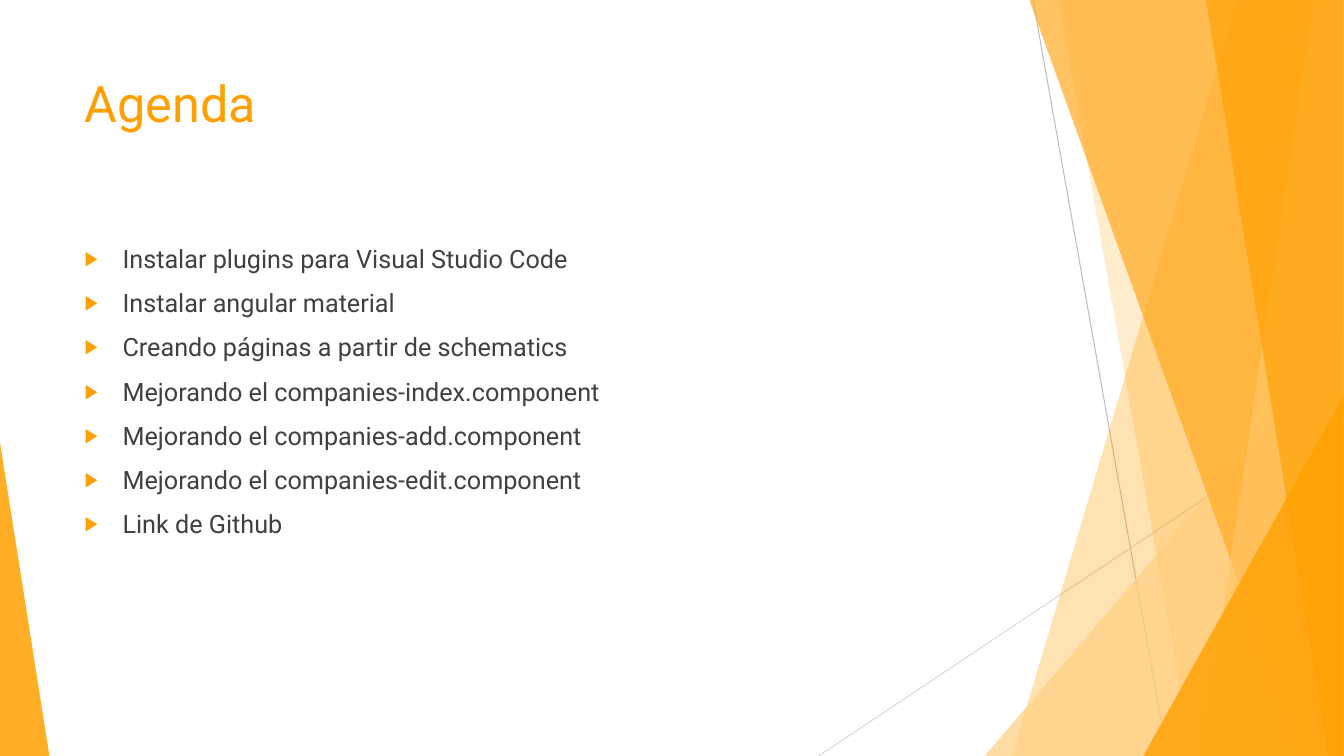
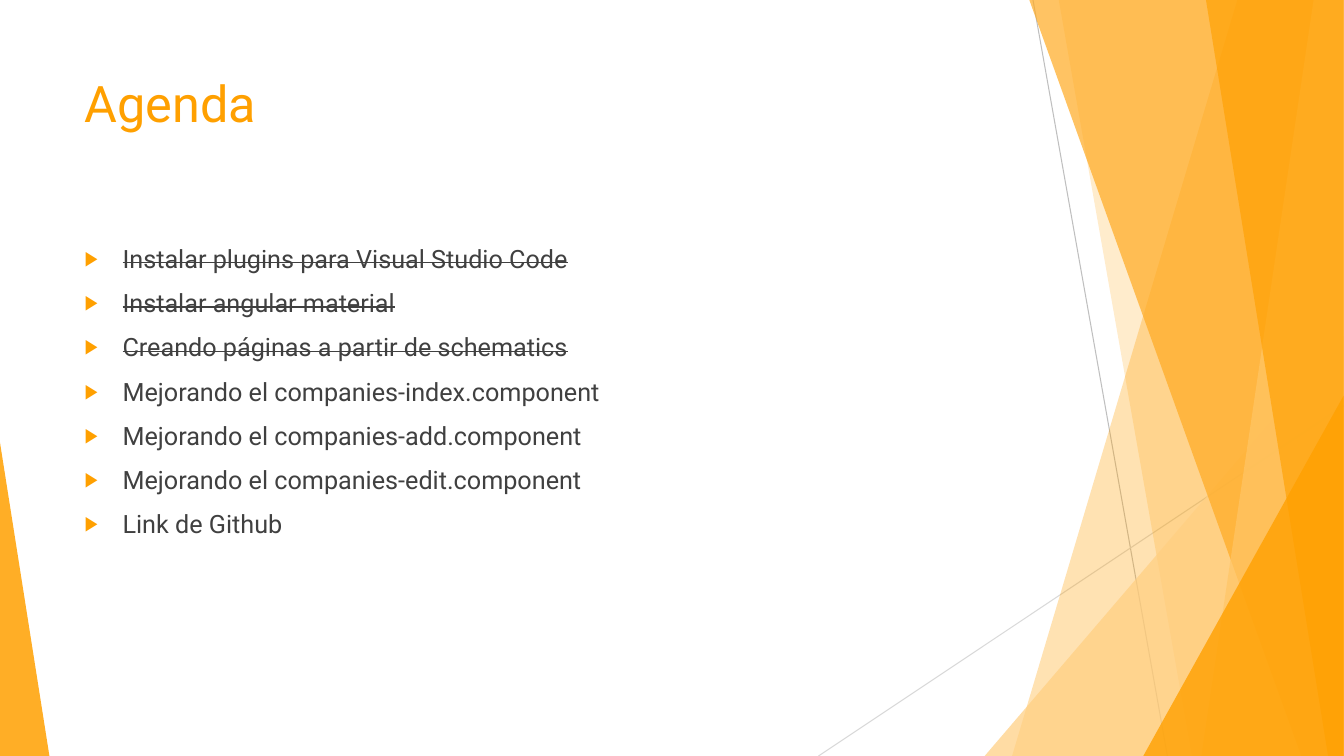
Before and after one commit to rabp99/app-heroes-frontend, a slide deck: slide 2 of documentacion/clase 2.pptx. Drawn at 1344x756 pixels with LibreOffice and Linux fonts; fonts in the diff are those of the drawing. Boxes give left, top, right and bottom in pixels: in the first picture for what was removed or moved away, otherwise in the second. Text is boxed around its words. In the diff, an @@ line names an element or a change of style, - is before the commit and + after.

```diff
--- a/documentacion/clase 2.pptx
+++ b/documentacion/clase 2.pptx
@@ text at (123,249,568,362): strikethrough on in "Instalar plugins para Visual Studio Code", "Instalar angular material", "Creando páginas a partir de schematics" @@
```
Also in this commit, not shown: 2 other slides changed, 1 slide added, 2 slides removed, 10 other files.
